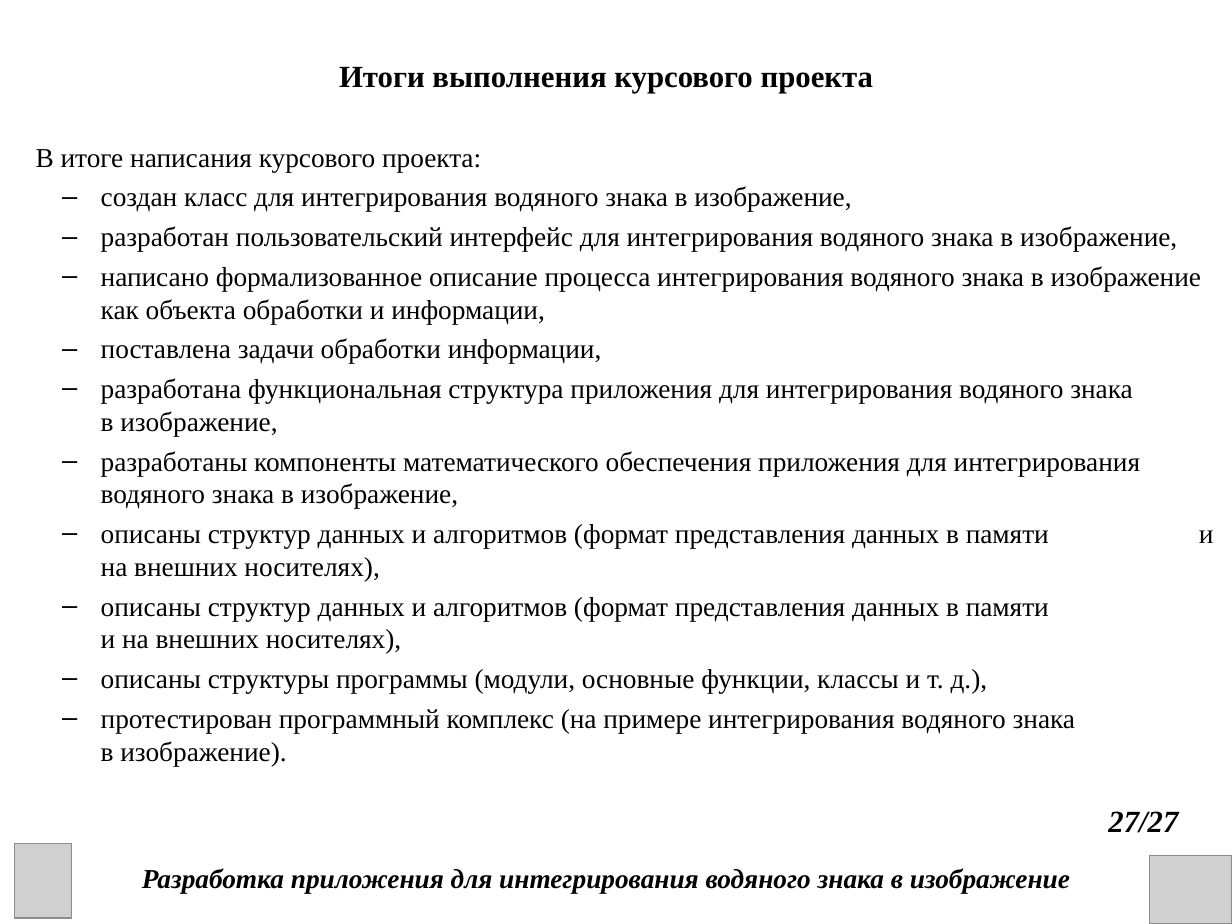
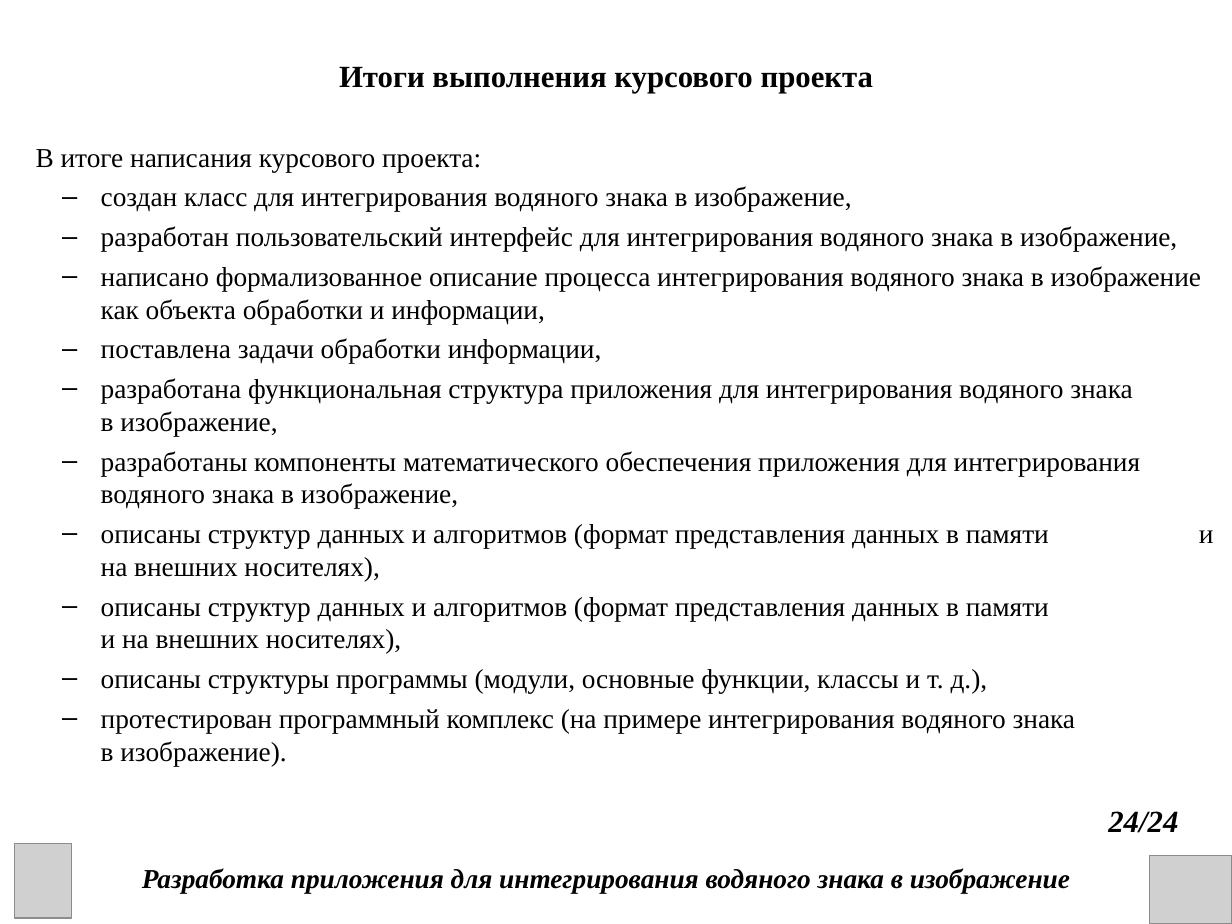
Before and after one commit to DanChoys1/DanChoys, a slide deck: slide 24 of КП презентация.ppt (slide 27 before the commit). Drawn at 1232x924 pixels with LibreOffice and Linux fonts; fonts in the diff are those of the drawing; grey boxes stand for pictures. Boxes give left, top, right and bottom in pixels: in the first picture for what was removed or moved away, otherwise in the second. Text is boxed around its words. In the diff, an @@ line names an element or a change of style, - is before the commit and + after.

```diff
--- a/КП презентация.ppt
+++ b/КП презентация.ppt
@@ text at bbox=[1108, 811, 1178, 833]: text changed @@
-27/27
+24/24
```
Also in this commit, not shown: 22 other slides changed, 3 slides removed, 2 other files.
